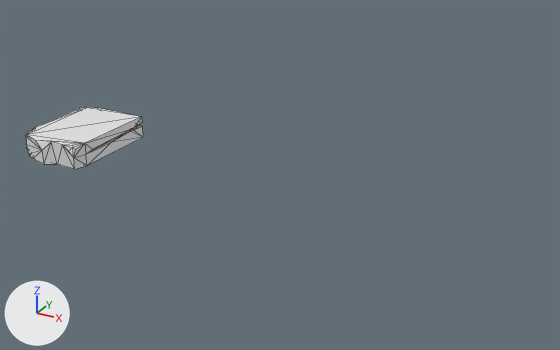
Two versions of the FBX model Assets/Models/Models_Environment/ModelsMars/SM_Platform.fbx, one commit apart.
The view is the same before and after, from a camera (50 mm lens) standing at (20.7, -87.1, 42.5) and looking at (-25.7, -2.8, 0.4). The lights are fixed; the arrows at lower left show +X, +Y and +Z. Both versions are drawn at frame 1 of the action 'Take 001'; the numbers are the values there. Mesh edges are drawn as thin lines.

Objects in the first picture: 'SM_Platform'.
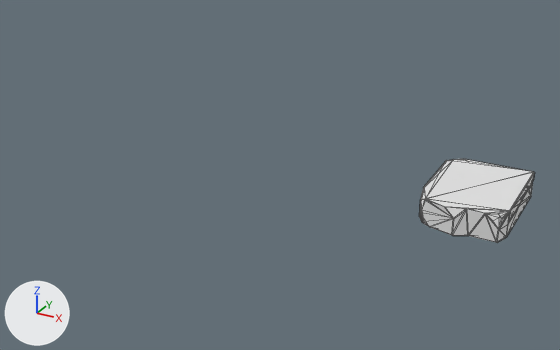
Changed parts and their boxes (x1, y1, x2, y2) in the pictures (560 x 350 px):
'SM_Platform', moved: before (25, 107, 143, 169); after (422, 159, 535, 243)
'SM_Platform_col', added: after (419, 159, 533, 235)

What changed in the scene script:
```text
Add me_mesh_001:
    me_mesh_001.from_pydata(...)  # 27 vertices, 50 faces; spans x -214.0..214.0, y 0.0..132.0, z -296.0..303.0
Change ob_sm_platform:
    ob_sm_platform.location: (-56.78, -7.04, 0.0) -> (0.0, 0.0, 0.0)
Add ob_sm_platform_col:
    ob_sm_platform_col = bpy.data.objects.new('SM_Platform_col', me_mesh_001)
    ob_sm_platform_col.parent = ob_sm_platform
    ob_sm_platform_col.location = (-4.754, 1.675, 0.0)
```
